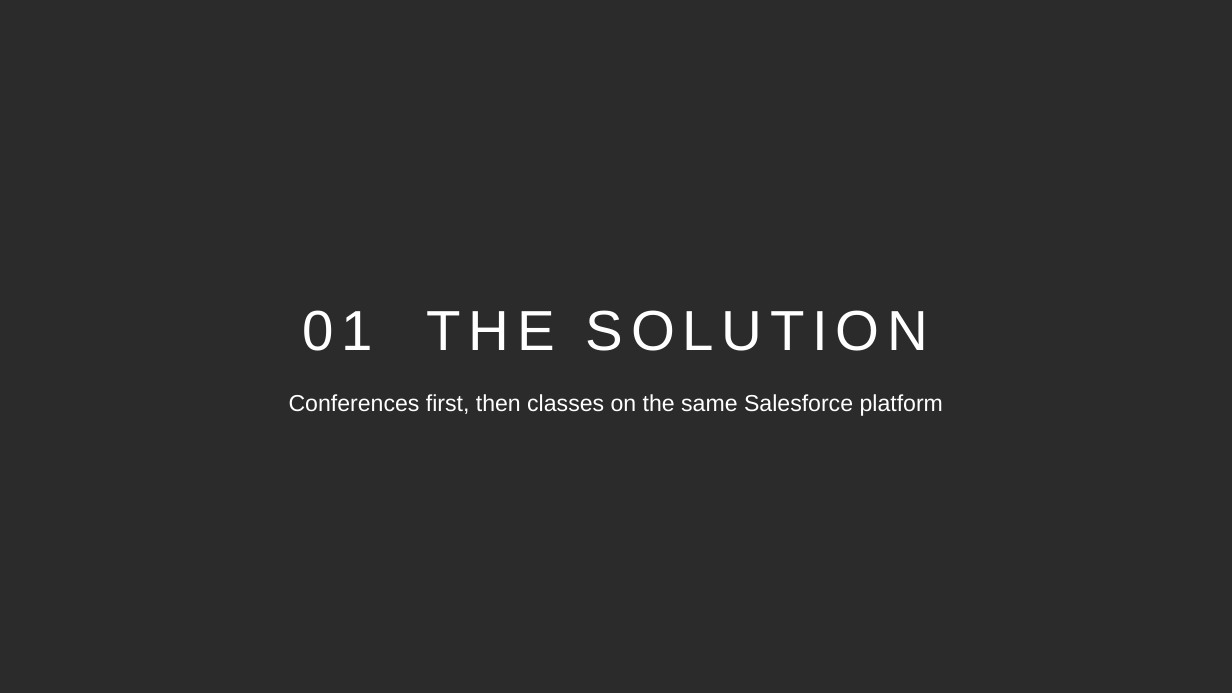
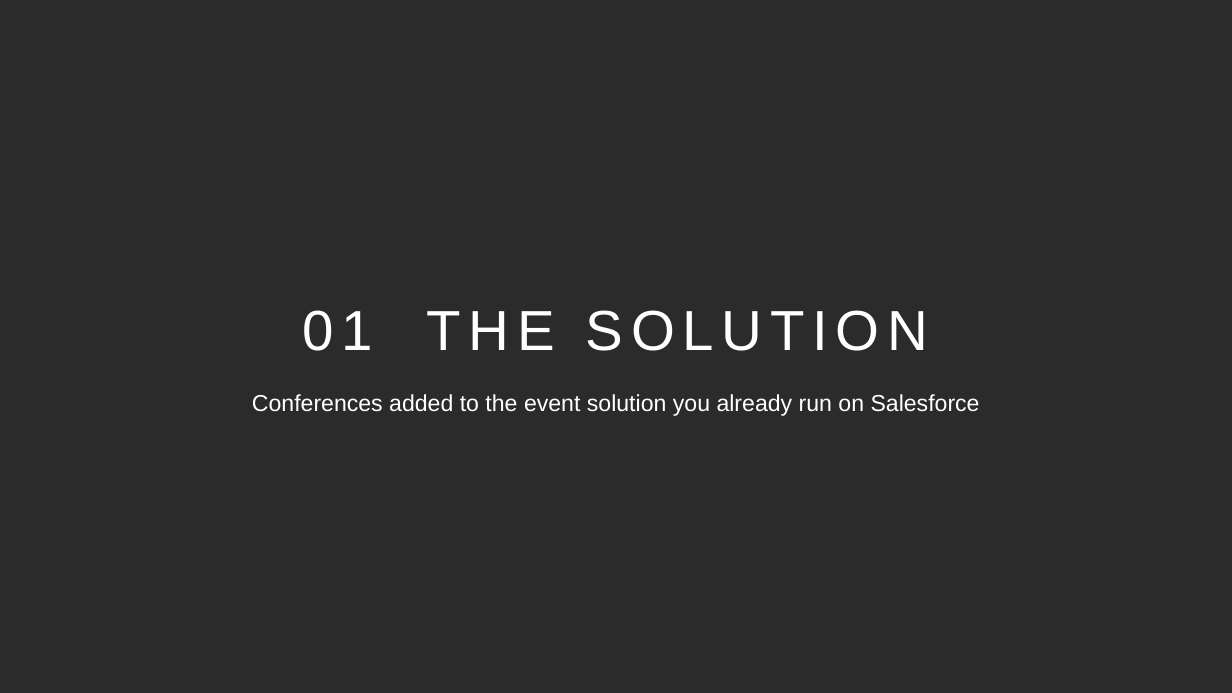
Before and after one commit to chintasurya/preSales_Memorial-hermann, a slide deck: slide 5 of deck/Memorial-Hermann-Event-Platform.pptx. Drawn at 1232x693 pixels with LibreOffice and Linux fonts; fonts in the diff are those of the drawing; background and template pictures are left out; a plain dark background stands for a picture behind light text. Boxes give left, top, right and bottom in pixels: in the first picture for what was removed or moved away, otherwise in the second. Text is boxed around its words. In the diff, an @@ line names an element or a change of style, - is before the commit and + after.

```diff
--- a/deck/Memorial-Hermann-Event-Platform.pptx
+++ b/deck/Memorial-Hermann-Event-Platform.pptx
@@ text at box(252, 394, 980, 416): text changed @@
-Conferences first, then classes on the same Salesforce platform
+Conferences added to the event solution you already run on Salesforce
```
Also in this commit, not shown: 16 other slides changed, 2 slides added, 3 slides removed, 9 other files.
